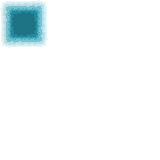
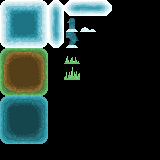
Before/after of a (160, 160) layered artwork. What changed in the layer stack:
added group "ice" (90%) with 9 layers above "field" over [left=0, top=96, right=48, bottom=144]
added layer "ice9" in group "ice" over [left=0, top=96, right=16, bottom=112]
added layer "ice8" in group "ice" over [left=16, top=96, right=32, bottom=112]
added layer "ice7" in group "ice" over [left=32, top=96, right=48, bottom=112]
added layer "ice6" in group "ice" over [left=0, top=112, right=16, bottom=128]
added layer "ice5" in group "ice" over [left=16, top=112, right=32, bottom=128]
added layer "ice4" in group "ice" over [left=32, top=112, right=48, bottom=128]
added layer "ice3" in group "ice" over [left=0, top=128, right=16, bottom=144]
added layer "ice2" in group "ice" over [left=16, top=128, right=32, bottom=144]
added layer "ice1" in group "ice" over [left=32, top=128, right=48, bottom=144]
added group "field" with 9 layers above "Warstwa 3 kopia" over [left=0, top=48, right=48, bottom=96]
added layer "field9" in group "field" over [left=32, top=80, right=48, bottom=96]
added layer "field8" in group "field" over [left=16, top=80, right=32, bottom=96]
added layer "field7" in group "field" over [left=0, top=80, right=16, bottom=96]
added layer "field6" in group "field" over [left=32, top=64, right=48, bottom=80]
added layer "field5" in group "field" over [left=16, top=64, right=32, bottom=80]
added layer "field4" in group "field" over [left=0, top=64, right=16, bottom=80]
added layer "field3" in group "field" over [left=32, top=48, right=48, bottom=64]
added layer "field2" in group "field" over [left=16, top=48, right=32, bottom=64]
added layer "field1" in group "field" over [left=0, top=48, right=16, bottom=64]
added group "snow" with 9 layers above "Warstwa 1" over [left=0, top=0, right=48, bottom=48]
added layer "Warstwa 1" over [left=0, top=0, right=160, bottom=160]
…and 15 more changes (11 added, 4 stack)
